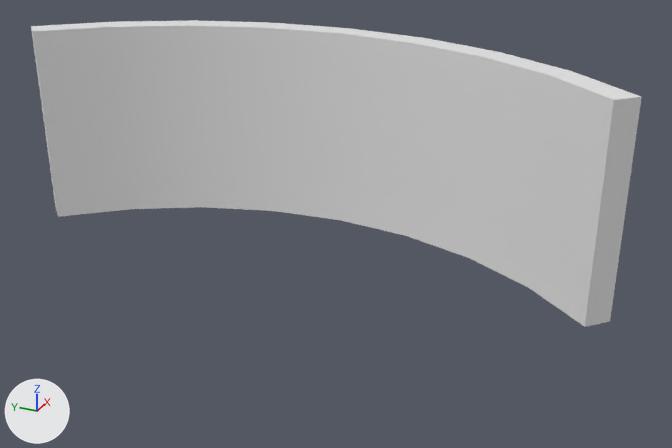
Two versions of the FBX model Pink/Assets/Assets/Models/Environment/silo_base.fbx, one commit apart.
Rendered twice from a camera (50 mm lens) standing at (-21.0, -17.9, 19.9) and looking at (11.2, -3.4, 3.8). Arrows for +X, +Y and +Z are at lower left; the lights stay in place.

In view in the first picture: 'Silo base.001'.
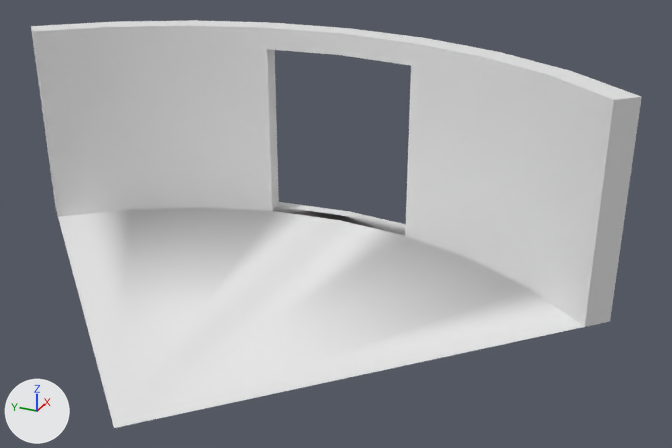
Scene script edits in JSON lines:
```json
{"block": "me_cylinder_023", "where": "# used by ob_silo_base_001; location = (0.0, 0.0, 0.0)"}
{"op": "remove", "block": "me_cylinder_023", "code": "me_cylinder_023.from_pydata(...)  # 36 vertices, 34 faces; spans x 13.6..20.5, y -14.5..14.5, z 0.0..9.7"}
{"op": "add", "block": "me_cylinder_023", "code": "me_cylinder_023.from_pydata(...)  # 55 vertices, 60 faces; spans x 0.0..20.5, y -14.5..14.5, z 0.0..9.7"}
{"block": "me_cylinder_023", "change": "me_cylinder_023 part 1"}
{"block": "me_cylinder_023", "change": "18 faces are deleted"}
{"block": "me_cylinder_023", "change": "1 vertex is added at (0.0, 0.0, 0.0)"}
{"block": "me_cylinder_023", "change": "18 new vertices lie (0.0, 0.0, -1.0) away from vertices in x 13.6..20.5, y -14.5..14.5, z 9.7"}
{"block": "me_cylinder_023", "change": "44 new faces join them"}
```

What differs and where, as boxes (x1, y1, x2, y2) in the pictures (672 x 448 px):
```json
{"object": "Silo base.001", "change": "reshaped", "before": [31, 20, 642, 327], "after": [31, 20, 642, 428], "on screen": "33% taller"}
{"part": 1, "of": "me_cylinder_023", "change": "built on", "before": [32, 26, 606, 327], "after": [32, 26, 606, 428]}
```
